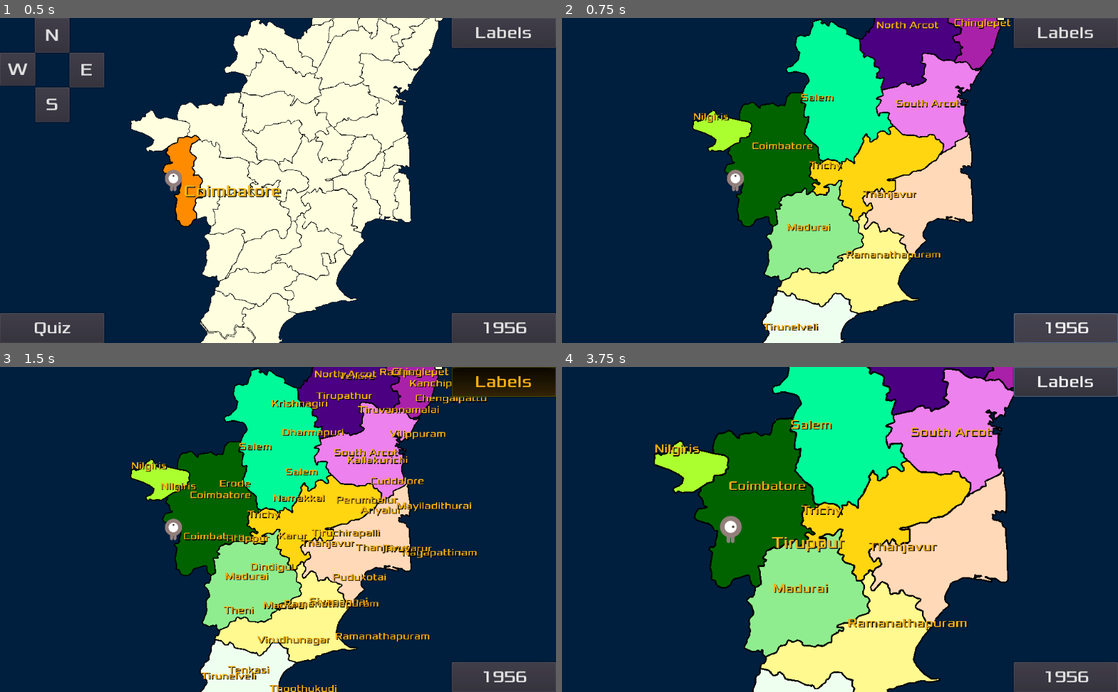
Above: before the commit, frames 1-4 (two rows, left to right).
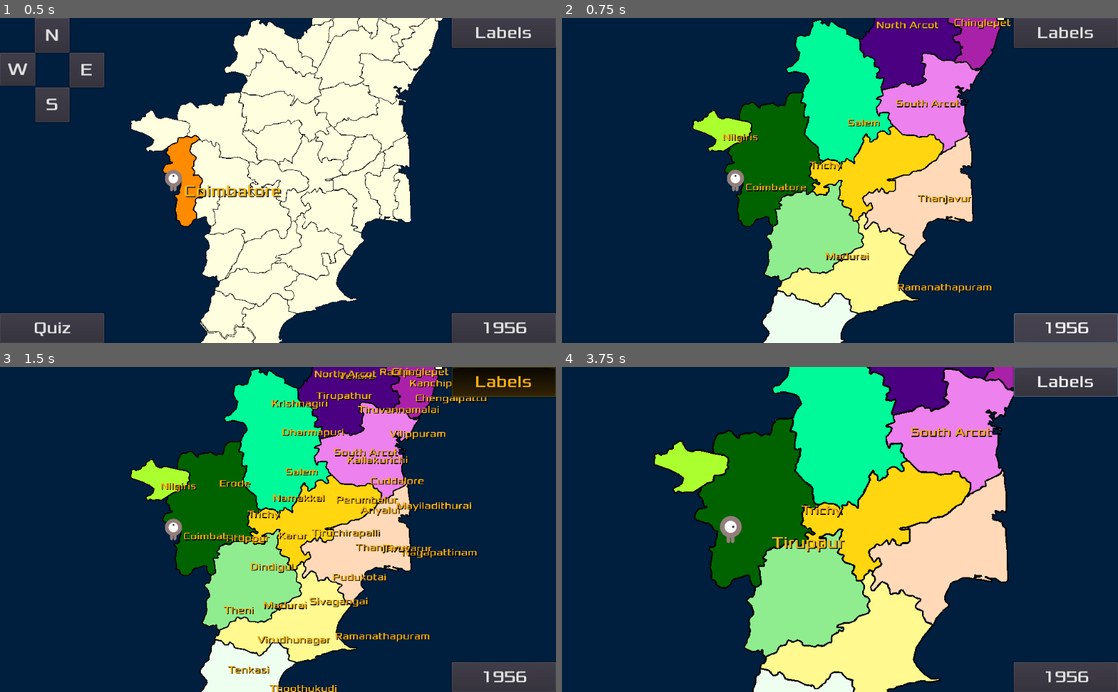
Above: after the commit, the same moments.

Repository: sharun-s/godot-tn
Game: Godot game, scene res://Node2D.tscn
The game is run twice, just before and just after one commit, with the same random seed, the same clock (stepped at 60 frames per second) and the same inputs.
Inputs (mouse positions are in pixels of both pictures, inside the frame that each line leads up to):
- Up to frame 1 (0.5 s): no input
- Up to frame 2 (0.75 s): click "1956" at 0.5 s
- Up to frame 3 (1.5 s): click "Labels" at 1.25 s
- Up to frame 4 (3.75 s): tap Enter at 2, 3.5 s; drag from (923, 503) to (734, 526) at 2.02 s; tap Space at 2.75 s; drag from (979, 393) to (734, 526) at 2.77 s; move the mouse to (745, 529) at 3.52 s; hold Right (ui_right) from 3.53 s (still down); hold Mouse wheel up (zoom_in) from 3.53 s (still down); click (745, 529) at 3.67 s

Frame 1 is identical in both runs. In frame 2, 1.8% of the frame differs, in the area x 23-78%, y 23-97%; in frame 3, 1.0%; in frame 4, 1.3%.

Commit message:
- reuse nodes in district evo stepping. too many dupes were being created. - using just lighten and darken for district splitting - show only the newly created district polys/labels/borders each year

Diff:
--- a/TN.gd
+++ b/TN.gd
@@ -68,9 +68,9 @@
 		poly.polygon = transformed_polygon
 		return poly
 
-func merge_poly(group):
-	var g=group[0]
-	var clr=group[1]
+func merge_poly(history_item):
+	var g=history_item[0]
+	var clr=history_item[1]
 	var main:Polygon2D=Polygon2D.new()
 	var t=Transform2D()
 	var ddims=d[g[0]]
@@ -271,7 +271,7 @@
 		"Viluppuram":[['Vilippuram','Kallakurichi'], Color.violet.lightened(.3)]
 	},
 	{
-		'Tiruchirapalli':[['Tiruchirapalli'], Color('ffd711').contrasted()],
+		'Tiruchirapalli':[['Tiruchirapalli'], Color('ffd711')],
 		"Perambalur":[['Perumbalur','Ariyalur'], Color('ffd711').darkened(.2)],
 		"Karur":[['Karur'], Color('ffd711').darkened(.4)]
 	},
@@ -280,36 +280,36 @@
 		Theni=[['Theni'], Color.lightgreen.darkened(.3)]#90ee90
 	},
 	{
-		"Namakkal":[['Namakkal'], Color.yellow],
-		Salem=[['Salem'], Color.greenyellow],
+		"Namakkal":[['Namakkal'], Color.mediumspringgreen.darkened(.3)],
+		Salem=[['Salem'], Color.mediumspringgreen],
 		#"Chinglepet":[[],Color.transparent],
 		"Tiruvallur":[['Tiruvallur'],Color('aa22aa')],
 		"Kanchipuram":[['Chengalpattu','Kanchipuram'],Color('bb55bb')],
 	},
-	{	Dharmapuri=[['Dharmapuri'],Color.mediumspringgreen],
-		"Krishnagiri":[['Krishnagiri'],Color.springgreen]
+	{	Dharmapuri=[['Dharmapuri'],Color.mediumspringgreen.darkened(.4)],
+		"Krishnagiri":[['Krishnagiri'],Color.mediumspringgreen.darkened(.7)]
 	},
 	{
 		"Perambalur":[['Perumbalur'],Color('ddd711')],
-		"Ariyalur":[['Ariyalur'],Color('ddd711')],
-		"Tiruppur":[['Tiruppur'], Color.darkgreen],
-		Coimbatore=[['Coimbatore'], Color.darkseagreen]
-	},
-	{
-		"Tenkasi":[['Tenkasi'],Color.honeydew],
+		"Ariyalur":[['Ariyalur'],Color('ddd711').lightened(.3)],
+		"Tiruppur":[['Tiruppur'], Color.darkgreen.lightened(.5)],
+		Coimbatore=[['Coimbatore'], Color.darkgreen]
+	},
+	{
+		"Tenkasi":[['Tenkasi'],Color.honeydew.darkened(.3)],
 		Tirunelveli=[['Tirunelveli'],Color.honeydew],
-		"Kallakurichi":[['Kallakurichi'], Color.palevioletred],
-		"Viluppuram":[['Vilippuram'], Color.violet],
-		"Tirupattur":[['Tirupathur'],Color.coral],
+		"Kallakurichi":[['Kallakurichi'], Color.violet.lightened(.8)],
+		"Viluppuram":[['Vilippuram'], Color.violet.lightened(.3)],
+		"Tirupattur":[['Tirupathur'],Color.indigo.darkened(.4)],
 		Tiruvannamalai=[['Tiruvannamalai'],Color.indigo],
-		Vellore=[['Vellore'],Color.white],
-		"Ranipet":[['Ranipet'],Color.papayawhip],
+		Vellore=[['Vellore'],Color.indigo.lightened(.3)],
+		"Ranipet":[['Ranipet'],Color.indigo.lightened(.6)],
 		"Kanchipuram":[['Kanchipuram'],Color('bb55bb')],
-		"Chengalpattu":[['Chengalpattu'],Color('9955bb')],
-	},
-	{
-		"Mayiladuthurai":[['Mayiladithurai'],Color.peachpuff], #ffda89
-		Tiruvarur=[['Tiruvarur'],Color.peru], #ffda89
+		"Chengalpattu":[['Chengalpattu'],Color('bb55bb').darkened(.4)],
+	},
+	{
+		"Mayiladuthurai":[['Mayiladithurai'],Color.skyblue.darkened(.6)], #ffda89
+		Tiruvarur=[['Tiruvarur'],Color.skyblue.darkened(.2)], #ffda89
 	}
 	]
 
@@ -325,9 +325,13 @@
 		tmp.show_behind_parent=true
 		tmp.name=i+'history'#year
 		tmp.add_to_group(year)
+		if has_node(i+'history'):
+			remove_child(get_node(i+'history'))
 		add_child(tmp)
-		if i in dhistory[current_year]:
-			#print(year,' adding ', i)
+		if has_node('lbl'+i):
+			get_node('lbl'+i).show()
+			get_node('lbl'+i).add_to_group(year)
+		else:
 			add_label(i, d[data[i][0][0]][0], d[data[i][0][0]][1], 0.0, 0.0, year)
 
 func _unhandled_input(event):
@@ -425,13 +429,12 @@
 
 func _draw():
 	if game_in_progress==2:
-		for dx in dhistory[0]:
-			if dx in dhistory[current_year-1]:
-				var poly=PoolVector2Array(get_node(dx+'history').polygon)
-				var cnt=poly.size()
-				for i in range(1, cnt):
-					draw_line(poly[i-1], poly[i], border_color, border_width_highlight)
-				draw_line(poly[cnt-1], poly[0], border_color, border_width_highlight)
+		for dx in dhistory[current_year-1]:
+			var poly=PoolVector2Array(get_node(dx+'history').polygon)
+			var cnt=poly.size()
+			for i in range(1, cnt):
+				draw_line(poly[i-1], poly[i], border_color, border_width_highlight)
+			draw_line(poly[cnt-1], poly[0], border_color, border_width_highlight)
 	else:
 		for dx in d.keys():
 			var poly=PoolVector2Array(get_node(dx).get_child(0).polygon)
@@ -653,17 +656,19 @@
 "1993","1995","1996","1997",
 "2004","2007","2019","2020"]
 var current_year=0
+
 func _on_Learn_toggled():
+	print('STEP ***********', get_tree().get_node_count())
 	if game_in_progress!=2:
 		game_in_progress=2
 		reset(2)
+		print('resetting ', current_year)
 		#TODO if groups already exist dont recreate simply
-		add_historic_districts("1956", dhistory[0])
+		add_historic_districts(years[current_year], dhistory[0])
 		get_tree().call_group(years[current_year],"show")
 		current_year=current_year+1
 		update() # careful draw uses current_year - 1
 		return
-	print(get_tree().get_node_count())
 	if current_year>=len(years):
 		for i in range(0,len(years)):
 			get_tree().call_group(years[i],"hide")
@@ -672,14 +677,17 @@
 			get_tree().call_group('1956',"hide")
 			$HUD/Learn.text='1956'
 		game_over()
+		print('after queue free ***********', get_tree().get_node_count())
 		return
 	#if current_year==0:
 	#	get_tree().call_group(years[current_year],"show")
 	#	current_year=current_year+1
 	#	return
-	get_tree().call_group(years[current_year-1],"hide")
-	merge_dict(dhistory[0], dhistory[current_year])
-	add_historic_districts(years[current_year], dhistory[0])
+	get_tree().set_group(years[current_year-1],"modulate",Color(0.3,1.0,0.0,.2))
+	#get_tree().call_group(years[current_year-1],"hide")
+
+	#merge_dict(dhistory[0], dhistory[current_year])
+	add_historic_districts(years[current_year], dhistory[current_year])
 	update()
 	$HUD/Learn.text=years[current_year]
 	current_year=current_year+1
